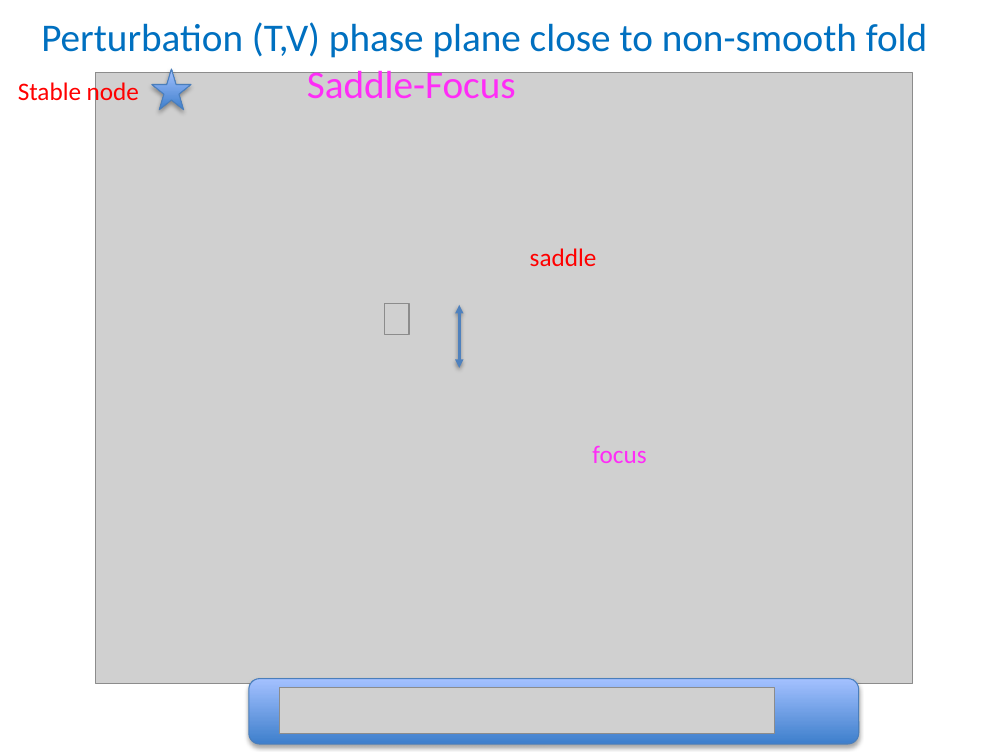
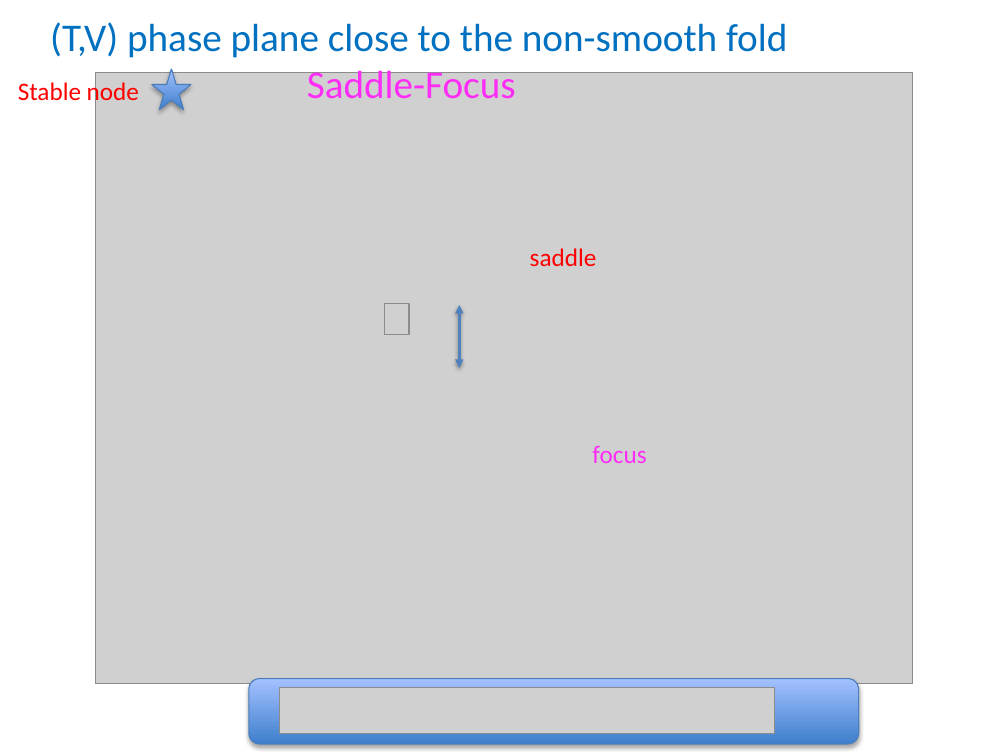
Before and after one commit to ChrisBudd123/Presentations, a slide deck: slide 6 of SIAMNSD.pptx. Drawn at 1008x756 pixels with LibreOffice and Linux fonts; fonts in the diff are those of the drawing; grey boxes stand for pictures. Boxes give left, top, right and bottom in pixels: in the first picture for what was removed or moved away, otherwise in the second. Text is boxed around its words. In the diff, an @@ line names an element or a change of style, - is before the commit and + after.

```diff
--- a/SIAMNSD.pptx
+++ b/SIAMNSD.pptx
@@ text at bbox=[50, 22, 787, 58]: text changed @@
-Perturbation (T,V) phase plane close to non-smooth fold
+(T,V) phase plane close to the non-smooth fold
```
Also in this commit, not shown: 8 other slides changed, 1 slide added, 1 slide removed.
